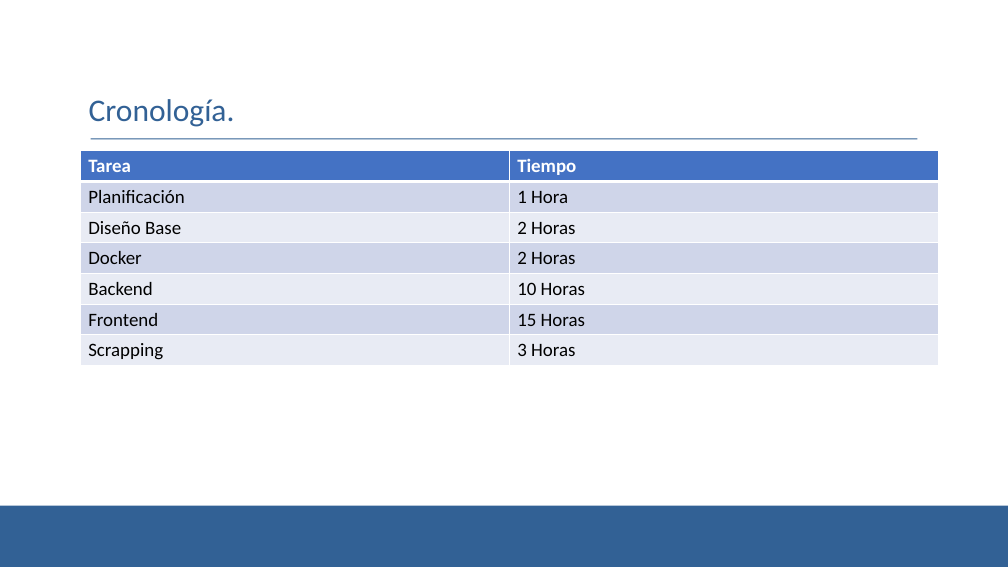
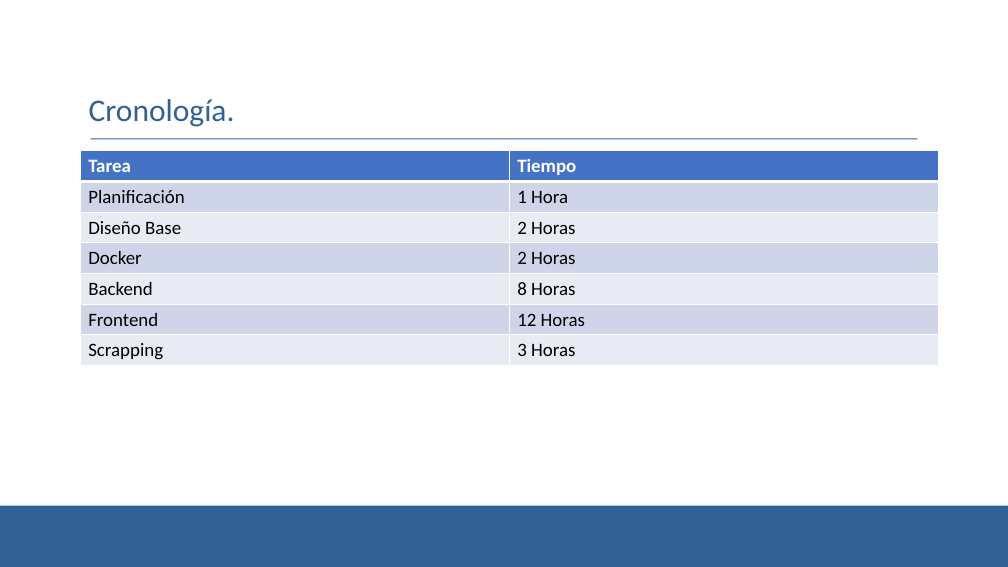
Before and after one commit to ajl618/EorzeArm, a slide deck: slide 7 of DRA-EorzeArm.pptx. Drawn at 1008x567 pixels with LibreOffice and Linux fonts; fonts in the diff are those of the drawing; background and template pictures are left out. Boxes give left, top, right and bottom in pixels: in the first picture for what was removed or moved away, otherwise in the second. Text is boxed around its words. In the diff, an @@ line names an element or a change of style, - is before the commit and + after.

```diff
--- a/DRA-EorzeArm.pptx
+++ b/DRA-EorzeArm.pptx
@@ table at [81,151,938,366] @@
-row 5, column 2: 10 Horas
+row 5, column 2: 8 Horas
-row 6, column 2: 15 Horas
+row 6, column 2: 12 Horas
```
Also in this commit, not shown: 3 other slides changed, 1 slide added.
